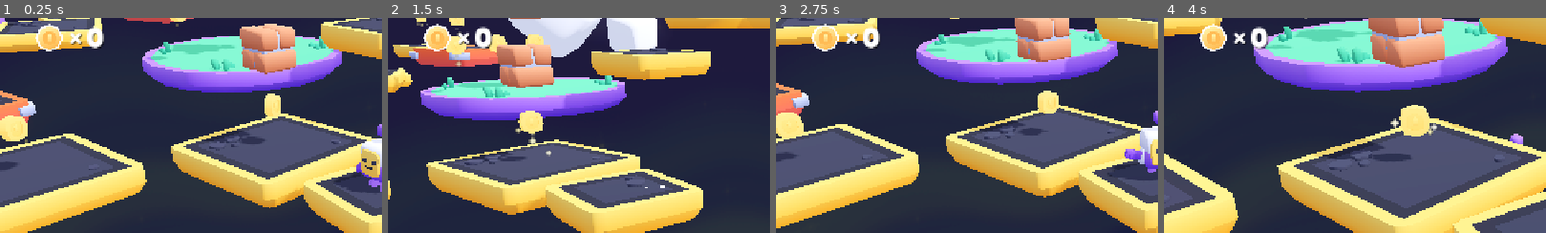
Above: before the commit, frames 1-4 (left to right).
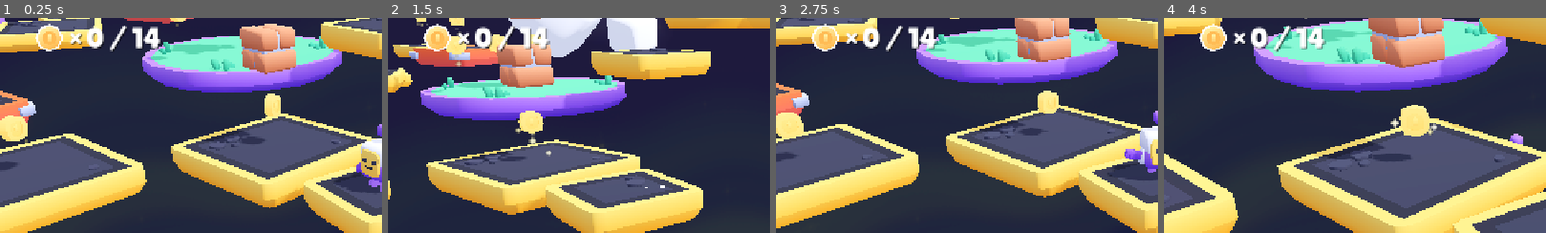
Above: after the commit, the same moments.

Repository: Grahaam/memory-quest
Game: Godot game, scene res://scenes/chapters/chapter_01_falling_in_love.tscn
Same seed, same stepped clock (60 frames per second), same inputs: the game is played once before the commit and once after it. Before the commit the project starts from res://scenes/main.tscn.
Inputs:
- Up to frame 1 (0.25 s): no input
- Up to frame 2 (1.5 s): hold D (move_right) 0.53-1.28 s; tap Down (camera_down) at 0.6 s; tap Space (jump) at 0.77 s; hold S (move_back) from 1.28 s (still down); tap Left (camera_left) at 1.35 s
- Up to frame 3 (2.75 s): tap Space (jump) at 1.52 s; release S (move_back) at 2.03 s; hold D (move_right) from 2.03 s (still down); tap Right (camera_right) at 2.1 s
- Up to frame 4 (4 s): release D (move_right) at 2.78 s; hold W (move_forward) 2.78-3.53 s; tap Up (camera_up) at 2.85 s; tap Space (jump) at 3.02, 3.77 s; hold A (move_left) from 3.53 s (still down); tap Down (camera_down) at 3.6 s
The pictures show only the part of the screen within x 0-50%, y 8-58%; the shares and areas given below are measured in that part.

The runs differ from the first frame. In frame 1, 0.7% of the frame differs, in the area x 28-42%, y 3-16%; in frame 2, 0.7%; in frame 3, 0.8%; in frame 4, 0.8%, in the area x 28-43%, y 3-16%.

Commit message:
Add memory fragments and Chapter 1 scene
- MemoryFragment pickup (coin look) records into GameState per chapter,
  so collected fragments survive the fall-reload
- Chapter root script sets GameState.current_chapter_id in _enter_tree
- HUD shows collected / total fragments for the current chapter
- Chapter 1 scene (copy of kit level, coins -> fragments) is the new main scene
- GameState.has_fragment / fragment_count helpers

Co-Authored-By: Claude Opus 5.5 <noreply@anthropic.com>

Diff:
--- /dev/null
+++ b/objects/fragment.gd
@@ -0,0 +1,49 @@
+class_name MemoryFragment
+extends Area3D
+## A collectible piece of memory. Records itself in GameState under the
+## current chapter, so progress survives the scene reload on falling.
+
+const GROUP: StringName = &"memory_fragments"
+
+## Unique within its chapter. Defaults to the node name when left empty.
+@export var fragment_id: StringName = &""
+
+var chapter_id: StringName
+var grabbed: bool = false
+var time: float = 0.0
+
+
+func _ready() -> void:
+	add_to_group(GROUP)
+	if fragment_id == &"":
+		fragment_id = StringName(name)
+	chapter_id = GameState.current_chapter_id
+
+	if GameState.has_fragment(chapter_id, fragment_id):
+		grabbed = true
+		_show_as_already_collected()
+
+
+## Called when the scene loads with this fragment already collected
+## (e.g. the player picked it up, then fell and the level reloaded).
+func _show_as_already_collected() -> void:
+	# TODO(you): decide how an already-remembered fragment looks.
+	pass
+
+
+func _on_body_entered(body: Node3D) -> void:
+	if grabbed or not body is Player:
+		return
+	grabbed = true
+
+	GameState.collect_fragment(chapter_id, fragment_id)
+	Audio.play("res://sounds/coin.ogg")
+
+	$Mesh.queue_free()
+	$Particles.emitting = false
+
+
+func _process(delta: float) -> void:
+	rotate_y(2 * delta)
+	position.y += cos(time * 5) * delta
+	time += delta
--- /dev/null
+++ b/objects/fragment.tscn
@@ -0,0 +1,7 @@
+[gd_scene load_steps=3 format=3]
+
+[ext_resource type="PackedScene" uid="uid://dfpisimsgf5ce" path="res://objects/coin.tscn" id="1_coin"]
+[ext_resource type="Script" path="res://objects/fragment.gd" id="2_frag"]
+
+[node name="fragment" instance=ExtResource("1_coin")]
+script = ExtResource("2_frag")
--- a/project.godot
+++ b/project.godot
@@ -16,7 +16,7 @@
 
 config/name="Memory Lane"
 config/tags=PackedStringArray("starterkit")
-run/main_scene="res://scenes/main.tscn"
+run/main_scene="res://scenes/chapters/chapter_01_falling_in_love.tscn"
 config/features=PackedStringArray("4.7", "Forward Plus")
 boot_splash/bg_color=Color(0.92549, 0.92549, 0.960784, 1)
 boot_splash/image="res://splash-screen.png"
--- /dev/null
+++ b/scenes/chapters/chapter_01_falling_in_love.tscn
@@ -0,0 +1,214 @@
+[gd_scene load_steps=17 format=3]
+
+[ext_resource type="Environment" uid="uid://bqnqgflivjvue" path="res://scenes/main-environment.tres" id="1_ahusb"]
+[ext_resource type="Script" path="res://scripts/chapter.gd" id="1_jkv2x"]
+[ext_resource type="PackedScene" uid="uid://dl2ed4gkybggf" path="res://objects/player.tscn" id="2_onms2"]
+[ext_resource type="Script" uid="uid://bcg2kkbsnttec" path="res://scripts/view.gd" id="5_bg0fr"]
+[ext_resource type="PackedScene" uid="uid://cnymdajj1vsqm" path="res://objects/platform.tscn" id="6_sdmev"]
+[ext_resource type="PackedScene" uid="uid://rjh4ifidqrfp" path="res://objects/platform_medium.tscn" id="7_ixpj3"]
+[ext_resource type="PackedScene" uid="uid://uqr4hswv6d2g" path="res://objects/platform_grass_large_round.tscn" id="8_4oh1e"]
+[ext_resource type="PackedScene" uid="uid://c8up71en5djgm" path="res://objects/platform_falling.tscn" id="9_2fnpo"]
+[ext_resource type="PackedScene" uid="uid://dtjvjdjl8cs6e" path="res://models/flag.glb" id="9_fw1f5"]
+[ext_resource type="PackedScene" path="res://objects/fragment.tscn" id="10_fwhys"]
+[ext_resource type="Script" uid="uid://bap462su1xjtx" path="res://scripts/hud.gd" id="11_apvpm"]
+[ext_resource type="PackedScene" uid="uid://85ldumyetgou" path="res://objects/brick.tscn" id="12_jkv2x"]
+[ext_resource type="PackedScene" uid="uid://dy017k58p20sk" path="res://objects/cloud.tscn" id="13_drtpy"]
+[ext_resource type="Texture2D" uid="uid://cd7oyc56ehkx1" path="res://sprites/coin.png" id="13_jfda3"]
+[ext_resource type="FontFile" uid="uid://d0cxd77jybrcn" path="res://fonts/lilita_one_regular.ttf" id="17_tk810"]
+
+[sub_resource type="LabelSettings" id="LabelSettings_38ys3"]
+font = ExtResource("17_tk810")
+font_size = 48
+shadow_color = Color(0, 0, 0, 0.376471)
+shadow_offset = Vector2(2, 2)
+
+[node name="Chapter01FallingInLove" type="Node3D"]
+script = ExtResource("1_jkv2x")
+chapter_id = &"chapter_01_falling_in_love"
+
+[node name="Environment" type="WorldEnvironment" parent="."]
+environment = ExtResource("1_ahusb")
+
+[node name="Player" parent="." node_paths=PackedStringArray("view") groups=["player"] instance=ExtResource("2_onms2")]
+transform = Transform3D(1, 0, 0, 0, 1, 0, 0, 0, 1, 0, 0.49277484, 0)
+view = NodePath("../View")
+
+[node name="View" type="Node3D" parent="." node_paths=PackedStringArray("target")]
+transform = Transform3D(0.707107, -0.298836, 0.640856, 0, 0.906308, 0.422618, -0.707107, -0.298836, 0.640856, 0, 0, 0)
+script = ExtResource("5_bg0fr")
+target = NodePath("../Player")
+
+[node name="Camera" type="Camera3D" parent="View"]
+transform = Transform3D(1, 0, 0, 0, 1, 0, 0, 0, 1, 0, 0, 10)
+current = true
+fov = 40.0
+
+[node name="World" type="Node3D" parent="."]
+
+[node name="platform" parent="World" instance=ExtResource("6_sdmev")]
+transform = Transform3D(0.993085, 0, -0.117399, 0, 1, 0, 0.117399, 0, 0.993085, 0, 0, 0)
+
+[node name="platform4" parent="World" instance=ExtResource("6_sdmev")]
+transform = Transform3D(0.993085, 0, -0.117399, 0, 1, 0, 0.117399, 0, 0.993085, -15, 0, 4)
+
+[node name="platform5" parent="World" instance=ExtResource("6_sdmev")]
+transform = Transform3D(0.993085, 0, -0.117399, 0, 1, 0, 0.117399, 0, 0.993085, -21.925076, 0.3466103, -2.6836262)
+
+[node name="platform6" parent="World" instance=ExtResource("6_sdmev")]
+transform = Transform3D(0.9779442, 0, 0.20886743, 0, 1, 0, -0.20886743, 0, 0.9779442, -22.07586, 1.5132568, -4.765484)
+
+[node name="platform2" parent="World" instance=ExtResource("6_sdmev")]
+transform = Transform3D(1, 0, 0, 0, 1, 0, 0, 0, 1, -3, 2, -3)
+
+[node name="platform3" parent="World" instance=ExtResource("6_sdmev")]
+transform = Transform3D(0.966237, 0, -0.257656, 0, 1, 0, 0.257656, 0, 0.966237, -3, 3, -5)
+
+[node name="platform-medium" parent="World" instance=ExtResource("7_ixpj3")]
+transform = Transform3D(0.996134, 0, 0.0878512, 0, 1, 0, -0.0878512, 0, 0.996134, -3, 0, 0)
+
+[node name="platform-medium2" parent="World" instance=ExtResource("7_ixpj3")]
+transform = Transform3D(0.995121, 0, 0.0986598, 0, 1, 0, -0.0986598, 0, 0.995121, -5, 0, 4)
+
+[node name="platform-medium4" parent="World" instance=ExtResource("7_ixpj3")]
+transform = Transform3D(0.929796, 0, -0.368076, 0, 1, 0, 0.368076, 0, 0.929796, -14.9422, 0.991941, 0.128304)
+
+[node name="platform-medium3" parent="World" instance=ExtResource("7_ixpj3")]
+transform = Transform3D(1, 0, 0, 0, 1, 0, 0, 0, 1, 0, 3, -6)
+
+[node name="platform-falling" parent="World" instance=ExtResource("9_2fnpo")]
+transform = Transform3D(0.984808, 0, 0.173648, 0, 1, 0, -0.173648, 0, 0.984808, -9, 0.419294, 4)
+
+[node name="platform-falling2" parent="World" instance=ExtResource("9_2fnpo")]
+transform = Transform3D(0.994522, 0, -0.104528, 0, 1, 0, 0.104528, 0, 0.994522, -12, -0.315063, 4)
+
+[node name="platform-falling3" parent="World" instance=ExtResource("9_2fnpo")]
+transform = Transform3D(0.939693, 0, 0.34202, 0, 1, 0, -0.34202, 0, 0.939693, -11.7527, 1.8303, -2.30579)
+
+[node name="platform-grass-large-round" parent="World" instance=ExtResource("8_4oh1e")]
+transform = Transform3D(1, 0, 0, 0, 1, 0, 0, 0, 1, -7, 1, -2)
+
+[node name="platform-grass-large-round2" parent="World" instance=ExtResource("8_4oh1e")]
+transform = Transform3D(1, 0, 0, 0, 1, 0, 0, 0, 1, -19.31048, 1, 2.8319645)
+
+[node name="flag" parent="World" instance=ExtResource("9_fw1f5")]
+transform = Transform3D(0.707107, 0, -0.707107, 0, 1, 0, 0.707107, 0, 0.707107, 0, 3.48077, -6)
+
+[node name="fragment" parent="World" instance=ExtResource("10_fwhys")]
+transform = Transform3D(1, 0, 0, 0, 1, 0, 0, 0, 1, -3, 0.635, 0)
+
+[node name="fragment10" parent="World" instance=ExtResource("10_fwhys")]
+transform = Transform3D(1, 0, 0, 0, 1, 0, 0, 0, 1, -5, 0.635, 4)
+
+[node name="fragment2" parent="World" instance=ExtResource("10_fwhys")]
+transform = Transform3D(1, 0, 0, 0, 1, 0, 0, 0, 1, -7.0437, 1.97005, -0.33003)
+
+[node name="fragment3" parent="World" instance=ExtResource("10_fwhys")]
+transform = Transform3D(1, 0, 0, 0, 1, 0, 0, 0, 1, -7.0437, 1.97005, -1.33003)
+
+[node name="fragment5" parent="World" instance=ExtResource("10_fwhys")]
+transform = Transform3D(1, 0, 0, 0, 1, 0, 0, 0, 1, -11.7731, 2.54941, -2.28223)
+
+[node name="fragment6" parent="World" instance=ExtResource("10_fwhys")]
+transform = Transform3D(1, 0, 0, 0, 1, 0, 0, 0, 1, -14.8111, 1.6888, 0.328574)
+
+[node name="fragment7" parent="World" instance=ExtResource("10_fwhys")]
+transform = Transform3D(1, 0, 0, 0, 1, 0, 0, 0, 1, -14.8111, 2.6888, 0.328574)
+
+[node name="fragment8" parent="World" instance=ExtResource("10_fwhys")]
+transform = Transform3D(1, 0, 0, 0, 1, 0, 0, 0, 1, -14.9647, 0.801836, 3.99354)
+
+[node name="fragment9" parent="World" instance=ExtResource("10_fwhys")]
+transform = Transform3D(1, 0, 0, 0, 1, 0, 0, 0, 1, 0, 5, -6)
+
+[node name="fragment4" parent="World" instance=ExtResource("10_fwhys")]
+transform = Transform3D(1, 0, 0, 0, 1, 0, 0, 0, 1, -7.0437, 1.97005, -2.33003)
+
+[node name="fragment11" parent="World" instance=ExtResource("10_fwhys")]
+transform = Transform3D(1, 0, 0, 0, 1, 0, 0, 0, 1, -6.7093306, 5.3392777, -2.0042212)
+
+[node name="fragment12" parent="World" instance=ExtResource("10_fwhys")]
+transform = Transform3D(1, 0, 0, 0, 1, 0, 0, 0, 1, -18.979, 1.7754431, 2.8622048)
+
+[node name="fragment13" parent="World" instance=ExtResource("10_fwhys")]
+transform = Transform3D(1, 0, 0, 0, 1, 0, 0, 0, 1, -22.11739, 2.56071, -4.7569985)
+
+[node name="fragment14" parent="World" instance=ExtResource("10_fwhys")]
+transform = Transform3D(1, 0, 0, 0, 1, 0, 0, 0, 1, -22.11739, 3.320589, -4.7569985)
+
+[node name="cube8" parent="World" instance=ExtResource("13_drtpy")]
+transform = Transform3D(1, 0, 0, 0, 1, 0, 0, 0, 1, 1.5495, 1.10741, -2.666)
+
+[node name="cube9" parent="World" instance=ExtResource("13_drtpy")]
+transform = Transform3D(1.27593, -0.401864, 0.422933, 0.471408, 1.30937, -0.178025, -0.343721, 0.304009, 1.32582, 3.33538, 1.37146, -4.1932)
+
+[node name="cube10" parent="World" instance=ExtResource("13_drtpy")]
+transform = Transform3D(1.32811, 0.370441, 0.259369, -0.293866, 1.3186, -0.37854, -0.34372, 0.30401, 1.32582, -10.5752, 2.03819, -7.93707)
+
+[node name="cube11" parent="World" instance=ExtResource("13_drtpy")]
+transform = Transform3D(0.476646, 0.924607, 0.941422, -0.929853, 0.945559, -0.457882, -0.93624, -0.468385, 0.934042, -9.467535, 2.0381904, 11.509415)
+
+[node name="cube12" parent="World" instance=ExtResource("13_drtpy")]
+transform = Transform3D(-1.02876, -0.695523, 0.652886, -0.929853, 0.945557, -0.457881, -0.213027, -0.768461, -1.15432, -9.201835, 2.7950804, 13.743215)
+
+[node name="cube13" parent="World" instance=ExtResource("13_drtpy")]
+transform = Transform3D(1.56209, -1.37982, 1.71508, 1.97375, 1.80907, -0.342241, -0.974547, 1.4522, 2.05595, -14.3045, 2.03819, -8.24191)
+
+[node name="cube14" parent="World" instance=ExtResource("13_drtpy")]
+transform = Transform3D(1.56209, -1.37982, 1.71508, 1.97375, 1.80907, -0.342241, -0.974547, 1.4522, 2.05595, -14.152035, 2.0381904, 10.065234)
+
+[node name="brick" parent="World" instance=ExtResource("12_jkv2x")]
+transform = Transform3D(1, 0, 0, 0, 1, 0, 0, 0, 1, -3.119135, 1.9857206, -0.08861771)
+
+[node name="brick2" parent="World" instance=ExtResource("12_jkv2x")]
+transform = Transform3D(0.8552648, 0, -0.5181912, 0, 1, 0, 0.5181912, 0, 0.8552648, -6.7635055, 3.2150104, -2.0195704)
+
+[node name="brick3" parent="World" instance=ExtResource("12_jkv2x")]
+transform = Transform3D(0.93908226, 0, 0.34369248, 0, 1, 0, -0.34369248, 0, 0.93908226, -19.034018, 3.215011, 2.869449)
+
+[node name="Sun" type="DirectionalLight3D" parent="."]
+transform = Transform3D(-0.422618, -0.694272, 0.582563, 0, 0.642788, 0.766044, -0.906308, 0.323744, -0.271654, 0, 0, 0)
+shadow_enabled = true
+shadow_opacity = 0.75
+
+[node name="HUD" type="Control" parent="."]
+layout_mode = 3
+anchors_preset = 13
+anchor_left = 0.5
+anchor_right = 0.5
+anchor_bottom = 1.0
+offset_left = -640.0
+offset_right = 640.0
+grow_horizontal = 2
+grow_vertical = 2
+size_flags_horizontal = 8
+size_flags_vertical = 8
+script = ExtResource("11_apvpm")
+
+[node name="Icon" type="TextureRect" parent="HUD"]
+layout_mode = 0
+offset_left = 57.0
+offset_top = 67.0
+offset_right = 313.0
+offset_bottom = 323.0
+scale = Vector2(0.2, 0.2)
+texture = ExtResource("13_jfda3")
+
+[node name="x" type="Label" parent="HUD"]
+layout_mode = 0
+offset_left = 112.0
+offset_top = 64.0
+offset_right = 144.0
+offset_bottom = 123.0
+text = "×"
+label_settings = SubResource("LabelSettings_38ys3")
+metadata/_edit_use_anchors_ = true
+
+[node name="Coins" type="Label" parent="HUD"]
+layout_mode = 0
+offset_left = 144.0
+offset_top = 64.0
+offset_right = 368.0
+offset_bottom = 123.0
+text = "0"
+label_settings = SubResource("LabelSettings_38ys3")
+metadata/_edit_use_anchors_ = true
--- a/scripts/autoload/game_state.gd
+++ b/scripts/autoload/game_state.gd
@@ -61,6 +61,14 @@
 	fragment_collected.emit(chapter_id, fragment_id)
 
 
+func has_fragment(chapter_id: StringName, fragment_id: StringName) -> bool:
+	return fragment_id in collected_fragments.get(chapter_id, [])
+
+
+func fragment_count(chapter_id: StringName) -> int:
+	return collected_fragments.get(chapter_id, []).size()
+
+
 func complete_chapter(chapter_id: StringName) -> void:
 	current_chapter_id = _next_chapter_after(chapter_id)
 	chapter_completed.emit(chapter_id)
--- /dev/null
+++ b/scripts/chapter.gd
@@ -0,0 +1,13 @@
+class_name Chapter
+extends "res://scripts/main.gd"
+## Root script for a chapter scene. Tells GameState which chapter is
+## running so fragments and the HUD can file their data under it.
+
+@export var chapter_id: StringName = &""
+
+
+func _enter_tree() -> void:
+	# _enter_tree runs parent-first, so this is set before any child
+	# (fragments, HUD) reaches its own _ready().
+	if chapter_id != &"":
+		GameState.current_chapter_id = chapter_id
--- a/scripts/hud.gd
+++ b/scripts/hud.gd
@@ -1,5 +1,27 @@
 extends Control
+
+var _fragment_total: int = 0
+
+
+func _ready() -> void:
+	# Siblings earlier in the tree (the World with its fragments) are ready
+	# before the HUD, so the group is already populated here.
+	_fragment_total = get_tree().get_nodes_in_group(MemoryFragment.GROUP).size()
+	if _fragment_total == 0:
+		return
+	GameState.fragment_collected.connect(_on_fragment_collected)
+	_refresh_fragments()
+
 
 func _on_coin_collected(coins):
 
 	$Coins.text = str(coins)
+
+
+func _on_fragment_collected(chapter_id: StringName, _fragment_id: StringName) -> void:
+	if chapter_id == GameState.current_chapter_id:
+		_refresh_fragments()
+
+
+func _refresh_fragments() -> void:
+	$Coins.text = "%d / %d" % [GameState.fragment_count(GameState.current_chapter_id), _fragment_total]
Not shown, added: objects/fragment.gd.uid
Not shown, added: scripts/chapter.gd.uid
